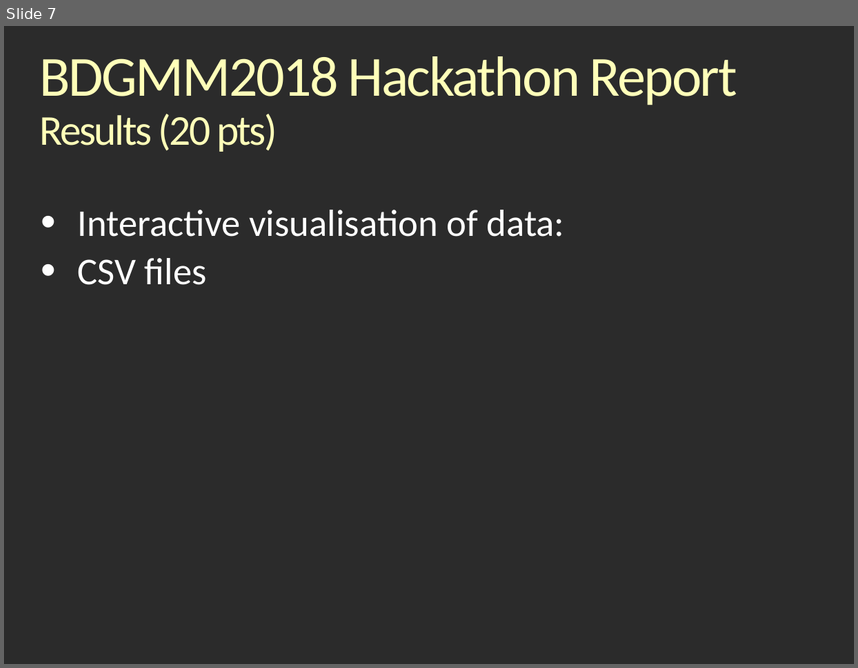
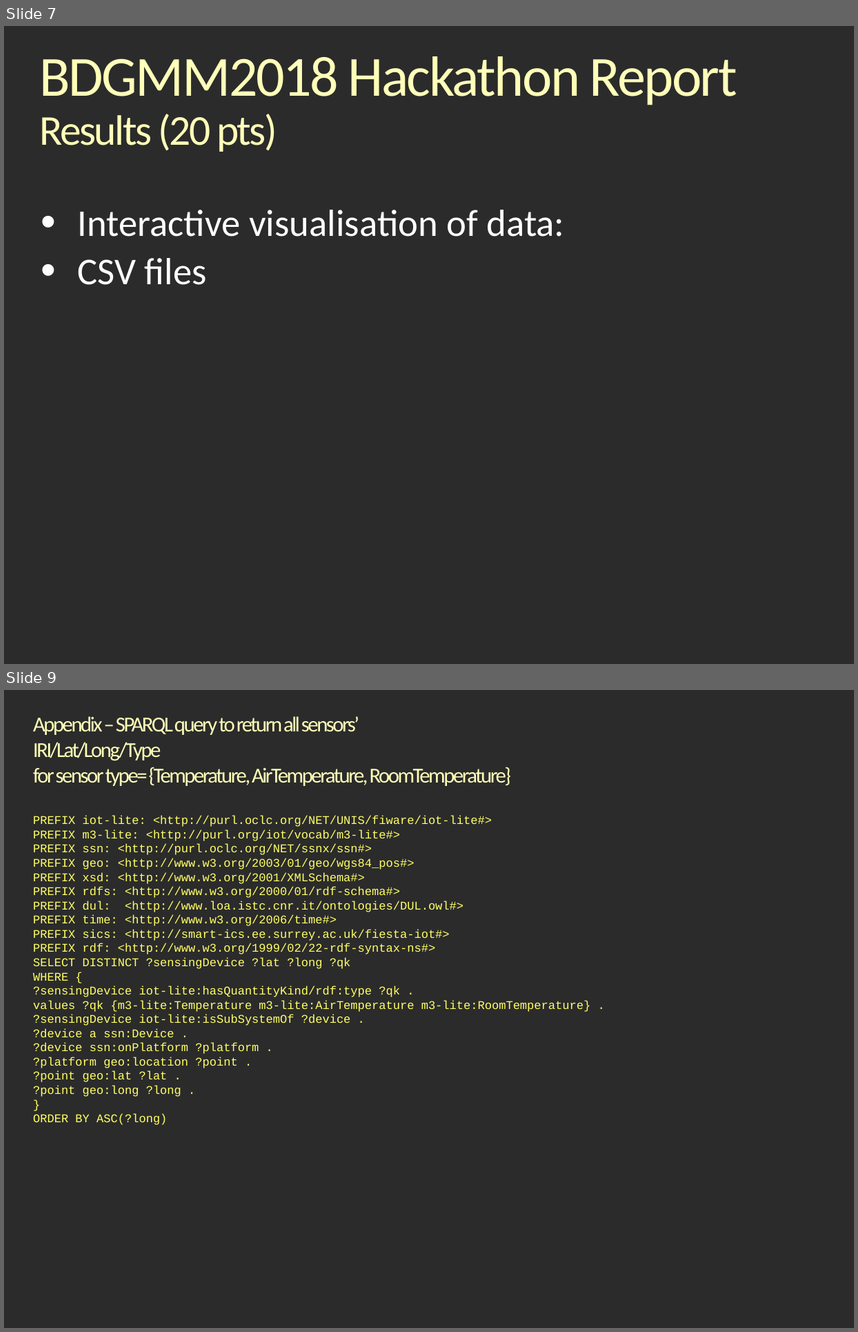
Before and after one commit to rjaduthie/bdgmm-hackathon-berlin-2018, a slide deck: BDMM18_Hackathonv_Report_Linuxy.odp. Shown one above the other, each under a label of ours: slide 7 before the commit, slides 7 and 9 after it; the slides between them are not shown. The pictures are 858x668 and 858x1332 pixels, drawn with LibreOffice and Linux fonts; fonts in the diff are those of the drawing; background and template pictures are left out; a plain dark background stands for a picture behind light text. Boxes give left, top, right and bottom in pixels: in the first picture for what was removed or moved away, otherwise in the second. Text is boxed around its words. In the diff, an @@ line names an element or a change of style, - is before the commit and + after.

```diff
--- a/BDMM18_Hackathonv_Report_Linuxy.odp
+++ b/BDMM18_Hackathonv_Report_Linuxy.odp
@@ slide 9 added at bbox=[4, 690, 854, 1328], background picture (left out) @@
@@ text added at bbox=[33, 716, 591, 1096], 10 pt, text #FFFF66 @@
+Appendix – SPARQL query to return all sensors’
+IRI/Lat/Long/Type
+for sensor type= {Temperature, AirTemperature, RoomTemperature}
+PREFIX iot-lite: <http://purl.oclc.org/NET/UNIS/fiware/iot-lite#>
+PREFIX m3-lite: <http://purl.org/iot/vocab/m3-lite#>
+PREFIX ssn: <http://purl.oclc.org/NET/ssnx/ssn#>
+PREFIX geo: <http://www.w3.org/2003/01/geo/wgs84_pos#>
+PREFIX xsd: <http://www.w3.org/2001/XMLSchema#>
+PREFIX rdfs: <http://www.w3.org/2000/01/rdf-schema#>
+PREFIX dul: <http://www.loa.istc.cnr.it/ontologies/DUL.owl#>
+PREFIX time: <http://www.w3.org/2006/time#>
+PREFIX sics: <http://smart-ics.ee.surrey.ac.uk/fiesta-iot#>
+PREFIX rdf: <http://www.w3.org/1999/02/22-rdf-syntax-ns#>
+SELECT DISTINCT ?sensingDevice ?lat ?long ?qk
+WHERE {
+?sensingDevice iot-lite:hasQuantityKind/rdf:type ?qk .
+values ?qk {m3-lite:Temperature m3-lite:AirTemperature m3-lite:RoomTemperature} .
+?sensingDevice iot-lite:isSubSystemOf ?device .
+?device a ssn:Device .
+?device ssn:onPlatform ?platform .
+?platform geo:location ?point .
+?point geo:lat ?lat .
+?point geo:long ?long .
+}
+ORDER BY ASC(?long)
```
Also in this commit, not shown: 1 slide changed, 3 other slides added.
